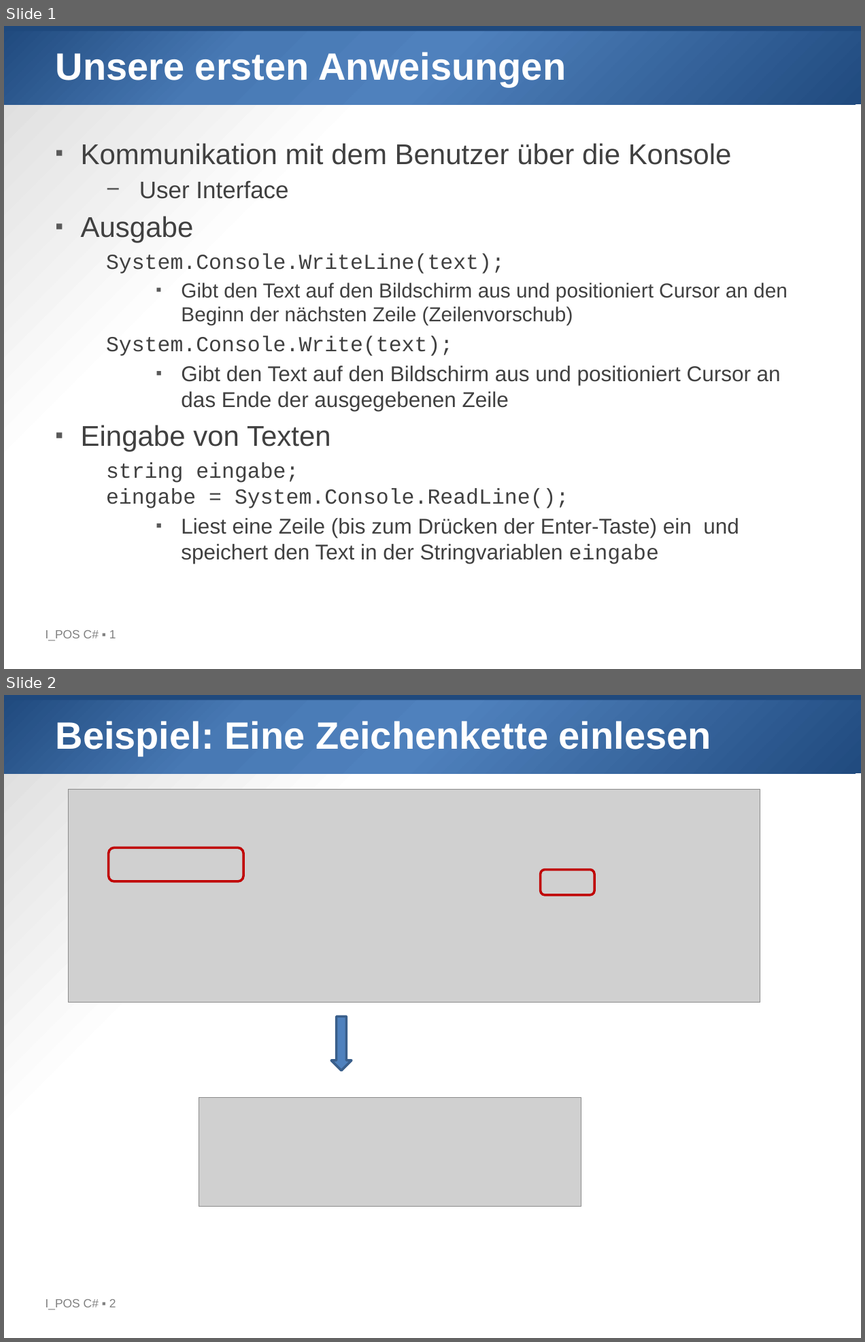
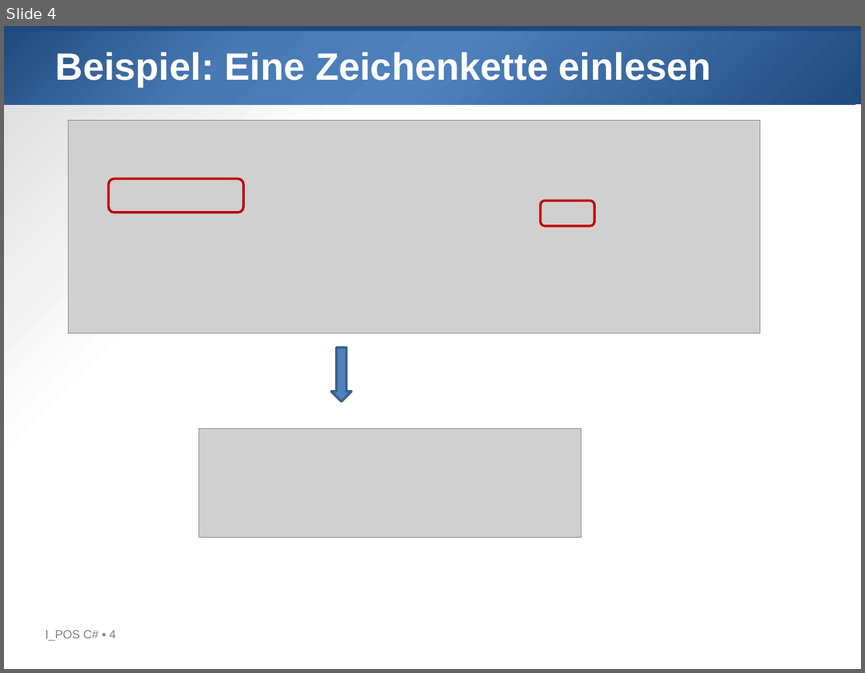
Before and after one commit to htl-leo-prog-1/examples-ha, a slide deck: 02_Variablen/02_Variablen.pptx. Shown one above the other, each under a label of ours: slides 1 and 2 before the commit, slide 4 after it. The pictures are 865x1342 and 865x673 pixels, drawn with LibreOffice and Linux fonts; fonts in the diff are those of the drawing; grey boxes stand for pictures; background and template pictures are left out. Boxes give left, top, right and bottom in pixels: in the first picture for what was removed or moved away, otherwise in the second. Text is boxed around its words. In the diff, an @@ line names an element or a change of style, - is before the commit and + after.

```diff
--- a/02_Variablen/02_Variablen.pptx
+++ b/02_Variablen/02_Variablen.pptx
@@ slide 1 removed at (4, 26, 861, 669), background gradient #FFFFFF to #D9D9D9; not listed: 3 template elements that a slide beside it also shows @@
@@ title removed at (56, 52, 566, 87) @@
-Unsere ersten Anweisungen
@@ text removed at (81, 143, 787, 564) @@
-▪ Kommunikation mit dem Benutzer über die Konsole
-  − User Interface
-▪ Ausgabe
-  System.Console.WriteLine(text);
-    ▪ Gibt den Text auf den Bildschirm aus und positioniert Cursor an den Beginn der nächsten Zeile (Zeilenvorschub)
-  System.Console.Write(text);
-    ▪ Gibt den Text auf den Bildschirm aus und positioniert Cursor an das Ende der ausgegebenen Zeile
-▪ Eingabe von Texten
-  string eingabe;
-  eingabe = System.Console.ReadLine();
-    ▪ Liest eine Zeile (bis zum Drücken der Enter-Taste) ein und speichert den Text in der Stringvariablen eingabe
@@ page number removed at (639, 624, 844, 656) @@
-1
@@ what was slide 2 is now slide 4 @@
@@ text at (45, 630, 116, 641): text changed @@
-I_POS C# ▪ 2
+I_POS C# ▪ 4
```
Also in this commit, not shown: 1 slide added, 7 other slides removed, 6 other files.
